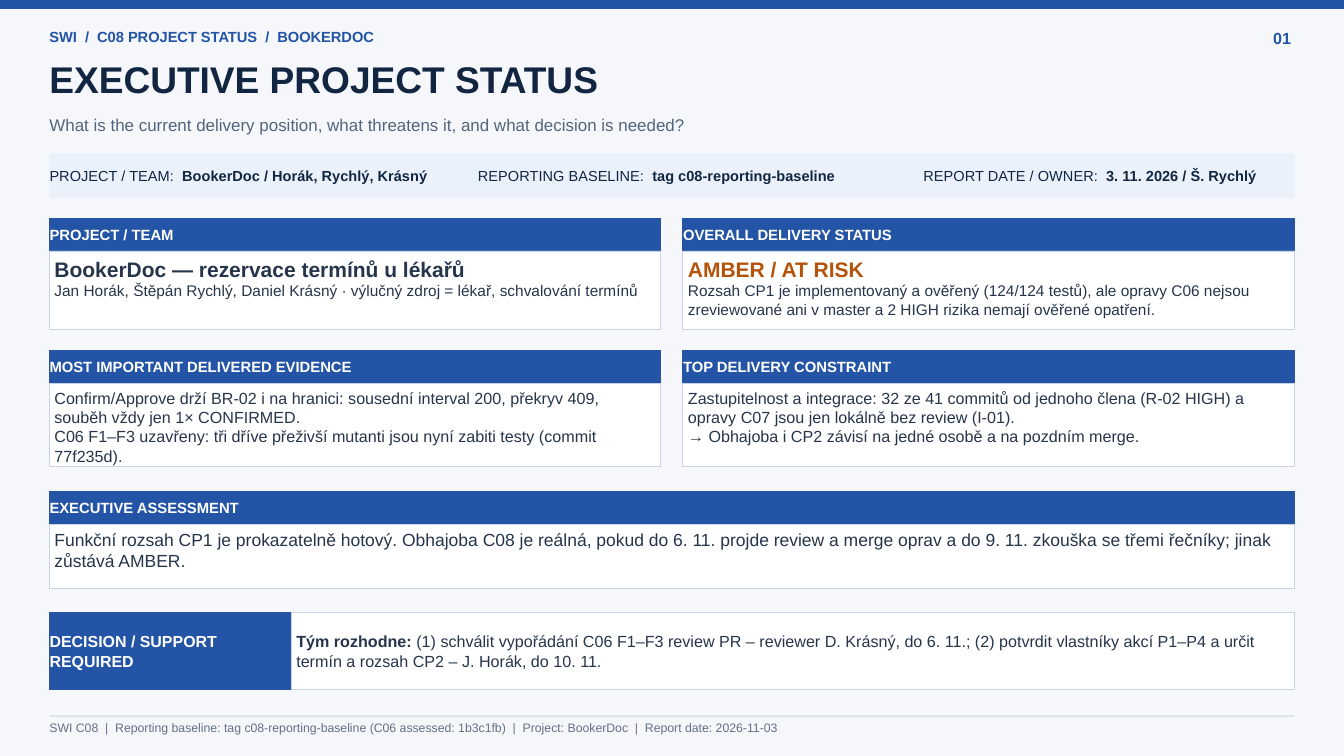
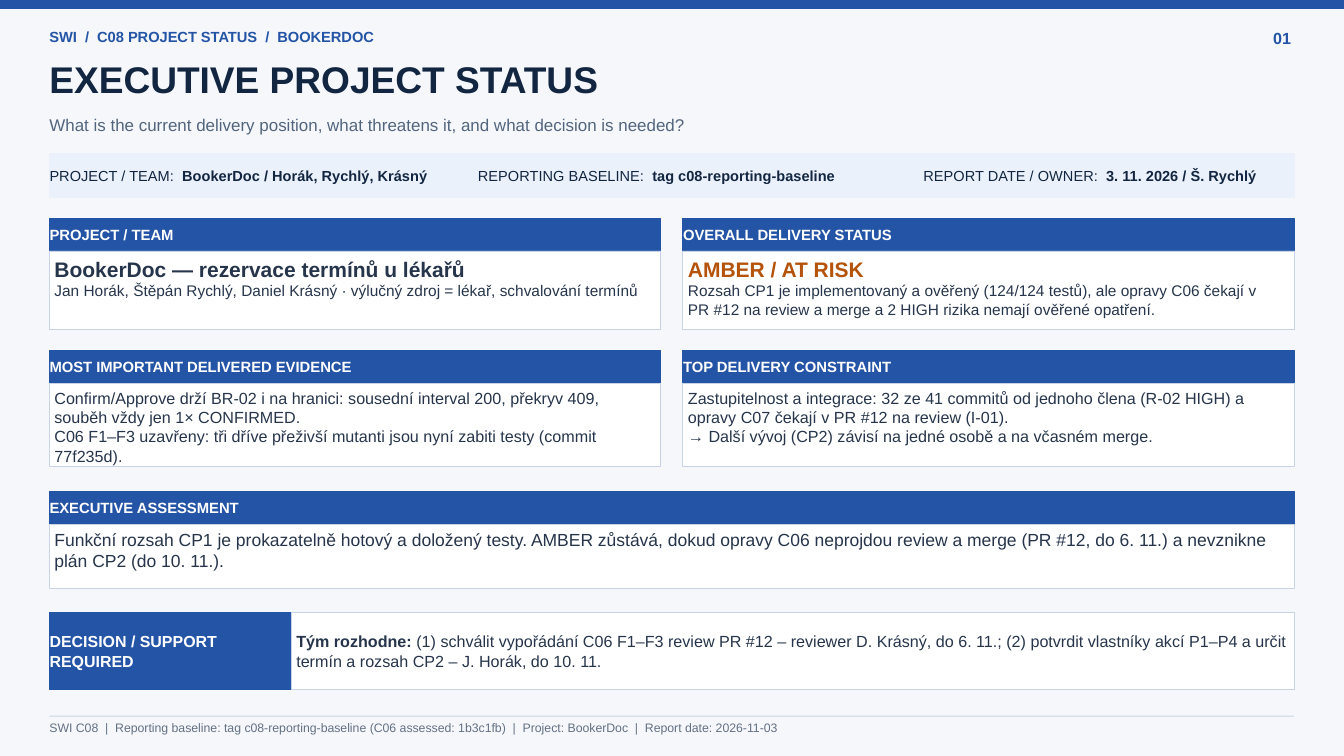
Before and after one commit to ethanjojo/reservationsystem-swi, a slide deck: slide 1 of docs/c08/C08_Project_Status_BookerDoc.pptx. Drawn at 1344x756 pixels with LibreOffice and Linux fonts; fonts in the diff are those of the drawing. Boxes give left, top, right and bottom in pixels: in the first picture for what was removed or moved away, otherwise in the second. Text is boxed around its words. In the diff, an @@ line names an element or a change of style, - is before the commit and + after.

```diff
--- a/docs/c08/C08_Project_Status_BookerDoc.pptx
+++ b/docs/c08/C08_Project_Status_BookerDoc.pptx
@@ text in rectangle at (688,284,1257,318): text changed @@
-Rozsah CP1 je implementovaný a ověřený (124/124 testů), ale opravy C06 nejsou zreviewované ani v master a 2 HIGH rizika nemají ověřené opatření.
+Rozsah CP1 je implementovaný a ověřený (124/124 testů), ale opravy C06 čekají v PR #12 na review a merge a 2 HIGH rizika nemají ověřené opatření.
@@ text in rectangle at (688,391,1244,446): text changed @@
-Zastupitelnost a integrace: 32 ze 41 commitů od jednoho člena (R-02 HIGH) a opravy C07 jsou jen lokálně bez review (I-01).
-→ Obhajoba i CP2 závisí na jedné osobě a na pozdním merge.
+Zastupitelnost a integrace: 32 ze 41 commitů od jednoho člena (R-02 HIGH) a opravy C07 čekají v PR #12 na review (I-01).
+→ Další vývoj (CP2) závisí na jedné osobě a na včasném merge.
@@ text in rectangle at (54,533,1266,571): text changed @@
-Funkční rozsah CP1 je prokazatelně hotový. Obhajoba C08 je reálná, pokud do 6. 11. projde review a merge oprav a do 9. 11. zkouška se třemi řečníky; jinak zůstává AMBER.
+Funkční rozsah CP1 je prokazatelně hotový a doložený testy. AMBER zůstává, dokud opravy C06 neprojdou review a merge (PR #12, do 6. 11.) a nevznikne plán CP2 (do 10. 11.).
@@ text in rectangle at (296,635,1285,669): text changed @@
-Tým rozhodne: (1) schválit vypořádání C06 F1–F3 review PR – reviewer D. Krásný, do 6. 11.; (2) potvrdit vlastníky akcí P1–P4 a určit termín a rozsah CP2 – J. Horák, do 10. 11.
+Tým rozhodne: (1) schválit vypořádání C06 F1–F3 review PR #12 – reviewer D. Krásný, do 6. 11.; (2) potvrdit vlastníky akcí P1–P4 a určit termín a rozsah CP2 – J. Horák, do 10. 11.
```
Also in this commit, not shown: 4 other slides changed, 5 other files.
